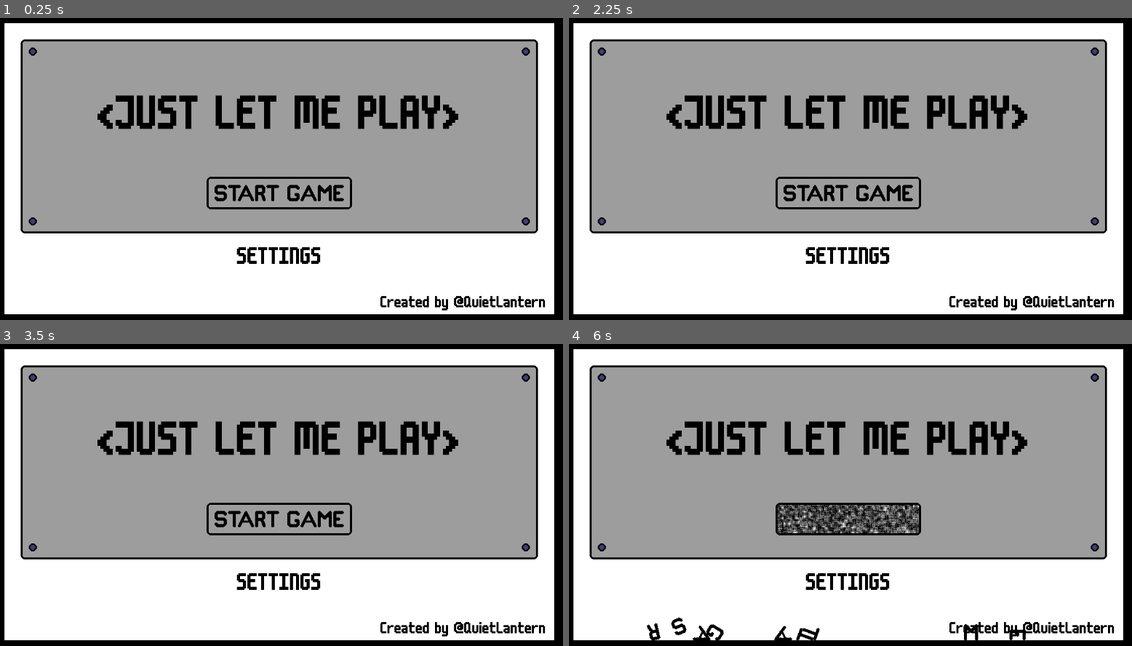
Above: before the commit, frames 1-4 (two rows, left to right).
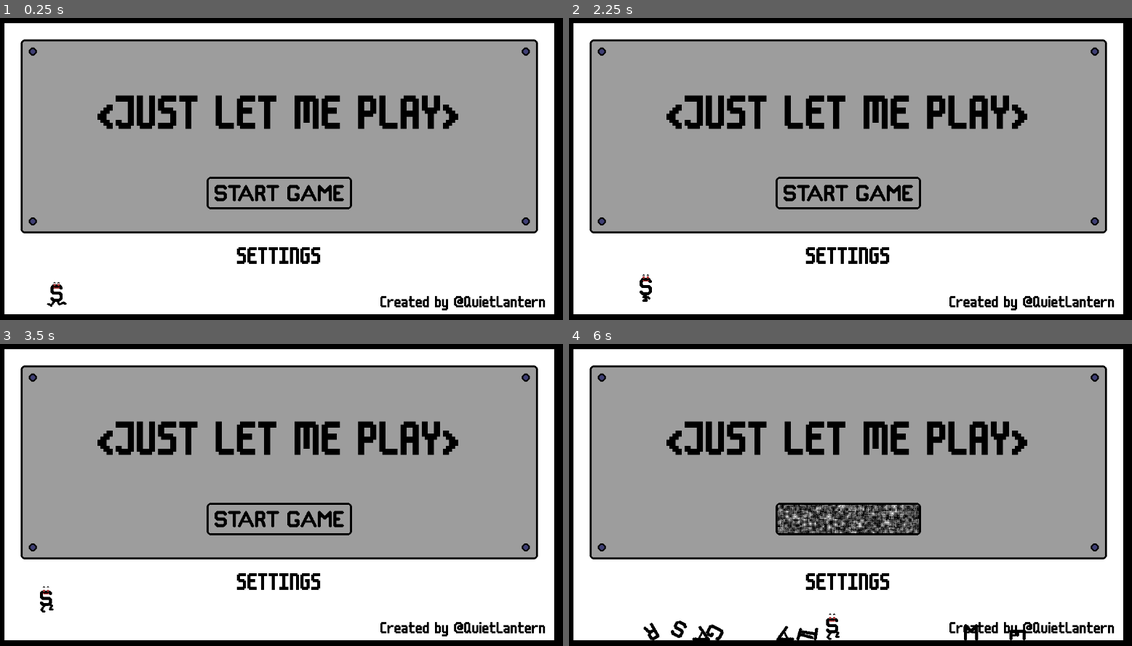
Above: after the commit, the same moments.

Repository: conor-wilson/secret-sapphire
Game: Godot game, scene res://scenes/main.tscn
The game is run twice, just before and just after one commit, with the same random seed, the same clock (stepped at 60 frames per second) and the same inputs.
Inputs (mouse positions are in pixels of both pictures, inside the frame that each line leads up to):
- Up to frame 1 (0.25 s): no input
- Up to frame 2 (2.25 s): tap Enter (ui_accept) at 0.5, 0.6, 0.77, 1.07 s; move the mouse to (850, 135) at 0.52 s; hold Right (ui_right) 0.53-1.25 s; click (850, 135) at 0.67 s; click "SETTINGS" at 1.25 s; click "BACK" at 2 s
- Up to frame 3 (3.5 s): move the mouse to (281, 461) at 2.77 s; hold Right (ui_right) from 2.78 s (still down); click (281, 461) at 2.85 s; tap Enter (ui_accept) at 3.02, 3.05, 3.32 s
- Up to frame 4 (6 s): move the mouse to (850, 519) at 3.52 s; release Right (ui_right) at 3.53 s; hold Left (ui_left) 3.53-4.28 s; tap Enter (ui_accept) at 3.6, 4.52, 4.55, 4.82, 5.1, 5.27, 5.57 s; click (850, 519) at 3.67 s; move the mouse to (602, 377) at 4.27 s; hold Right (ui_right) 4.28-5.78 s; click (602, 377) at 4.35 s; move the mouse to (1098, 377) at 5.02 s; click (1098, 377) at 5.17 s; move the mouse to (602, 546) at 5.77 s; hold Left (ui_left) from 5.78 s (still down); click (602, 546) at 5.85 s

The runs differ from the first frame. In frame 1, 0.1% of the frame differs, in the area x 8-12%, y 87-96%; in frame 2, 0.1%; in frame 3, 0.1%; in frame 4, 1.9%, in the area x 13-63%, y 53-99%.

Commit message:
Initialised RunningLetter scene

Diff:
--- /dev/null
+++ b/let-me-play/running_letter.gd
@@ -0,0 +1,57 @@
+extends CharacterBody2D
+
+
+const SPEED = 300.0
+const JUMP_VELOCITY = -400.0
+
+@export var direction:Vector2 = Vector2.RIGHT
+var activated:bool=false
+
+#func _ready() -> void:
+	#$AnimatedSprite2D.play("s-running")
+
+func _physics_process(delta: float) -> void:
+	# Add the gravity.
+	if not is_on_floor():
+		velocity += get_gravity() * delta
+
+	# Handle jump.
+	if Input.is_action_just_pressed("ui_accept") and is_on_floor():
+		activate()
+		#velocity.y = JUMP_VELOCITY
+
+	# Get the input direction and handle the movement/deceleration.
+	# As good practice, you should replace UI actions with custom gameplay actions.
+	#var direction := Input.get_axis("ui_left", "ui_right")
+	#if direction:
+	if activated:
+		velocity.x = direction.x * SPEED
+	#else:
+		#velocity.x = move_toward(velocity.x, 0, SPEED)
+
+	move_and_slide()
+
+func activate():
+
+	if !activated:
+		$ChangeDirTimer.start(randf_range(0.1, 1))
+		$JumpTimer.start(randf_range(0.1, 1))
+		activated = true
+		_set_animation()
+
+func _on_change_dir_timer_timeout() -> void:
+	if is_on_floor():
+		direction = direction*(-1)
+	$ChangeDirTimer.start(randf_range(0.1, 1))
+	_set_animation()
+
+func _on_jump_timer_timeout() -> void:
+	if is_on_floor():
+		velocity.y = JUMP_VELOCITY
+	$JumpTimer.start(randf_range(0.1, 3))
+
+func _set_animation():
+	if direction == Vector2.RIGHT:
+		$AnimatedSprite2D.play("s-running_right")
+	else:
+		$AnimatedSprite2D.play("s-running_left")
--- a/let-me-play/scenes/main_menu.tscn
+++ b/let-me-play/scenes/main_menu.tscn
@@ -12,6 +12,7 @@
 [ext_resource type="Theme" uid="uid://fqhlidlvqsyl" path="res://assets/fonts/menu_buttons.tres" id="6_43f6x"]
 [ext_resource type="Texture2D" uid="uid://da1aop1iloq0v" path="res://assets/art/StartButton.png" id="7_cyu86"]
 [ext_resource type="Texture2D" uid="uid://op2bmdwt6xln" path="res://assets/art/Screw.png" id="8_yx54q"]
+[ext_resource type="PackedScene" uid="uid://lvqqxc7ln6wx" path="res://scenes/running_letter.tscn" id="13_7j4n4"]
 
 [sub_resource type="Animation" id="Animation_bex1y"]
 length = 0.001
@@ -275,6 +276,9 @@
 horizontal_alignment = 2
 vertical_alignment = 2
 
+[node name="RunningLetter" parent="." instance=ExtResource("13_7j4n4")]
+position = Vector2(135, 537)
+
 [connection signal="tap" from="Desktop" to="." method="_on_desktop_tap"]
 [connection signal="smash" from="InteractiveElements/Panel" to="." method="_on_panel_smash"]
 [connection signal="click" from="InteractiveElements/StartButton" to="." method="_on_start_button_click"]
--- /dev/null
+++ b/let-me-play/scenes/running_letter.tscn
@@ -0,0 +1,77 @@
+[gd_scene load_steps=12 format=3 uid="uid://lvqqxc7ln6wx"]
+
+[ext_resource type="Script" path="res://running_letter.gd" id="1_b1yc4"]
+[ext_resource type="Texture2D" uid="uid://cha8waoixn83o" path="res://assets/art/RunningLetters/S-Running_Left1.png" id="2_0503h"]
+[ext_resource type="Texture2D" uid="uid://dtjehcy6olrjt" path="res://assets/art/RunningLetters/S-Running_Left2.png" id="3_4p2at"]
+[ext_resource type="Texture2D" uid="uid://bqvblky8ifgdg" path="res://assets/art/RunningLetters/S-Running_Left3.png" id="4_7318i"]
+[ext_resource type="Texture2D" uid="uid://dfy1oseus6muj" path="res://assets/art/RunningLetters/S-Running_Left4.png" id="5_2qxvp"]
+[ext_resource type="Texture2D" uid="uid://crppq1bq4q3tu" path="res://assets/art/RunningLetters/S-Running_Right1.png" id="6_bdtsu"]
+[ext_resource type="Texture2D" uid="uid://decaea1c163o0" path="res://assets/art/RunningLetters/S-Running_Right2.png" id="7_oq4wd"]
+[ext_resource type="Texture2D" uid="uid://cqqyn2ldh60nf" path="res://assets/art/RunningLetters/S-Running_Right3.png" id="8_kxmre"]
+[ext_resource type="Texture2D" uid="uid://bnft5l4w2d48j" path="res://assets/art/RunningLetters/S-Running_Right4.png" id="9_a0cwm"]
+
+[sub_resource type="SpriteFrames" id="SpriteFrames_knhoi"]
+animations = [{
+"frames": [],
+"loop": true,
+"name": &"default",
+"speed": 5.0
+}, {
+"frames": [{
+"duration": 1.0,
+"texture": ExtResource("2_0503h")
+}, {
+"duration": 1.0,
+"texture": ExtResource("3_4p2at")
+}, {
+"duration": 1.0,
+"texture": ExtResource("4_7318i")
+}, {
+"duration": 1.0,
+"texture": ExtResource("5_2qxvp")
+}],
+"loop": true,
+"name": &"s-running_left",
+"speed": 12.0
+}, {
+"frames": [{
+"duration": 1.0,
+"texture": ExtResource("6_bdtsu")
+}, {
+"duration": 1.0,
+"texture": ExtResource("7_oq4wd")
+}, {
+"duration": 1.0,
+"texture": ExtResource("8_kxmre")
+}, {
+"duration": 1.0,
+"texture": ExtResource("9_a0cwm")
+}],
+"loop": true,
+"name": &"s-running_right",
+"speed": 12.0
+}]
+
+[sub_resource type="CapsuleShape2D" id="CapsuleShape2D_oh5f5"]
+radius = 12.0
+height = 48.0
+
+[node name="RunningLetter" type="CharacterBody2D"]
+collision_layer = 32
+script = ExtResource("1_b1yc4")
+
+[node name="AnimatedSprite2D" type="AnimatedSprite2D" parent="."]
+sprite_frames = SubResource("SpriteFrames_knhoi")
+animation = &"s-running_left"
+
+[node name="CollisionShape2D" type="CollisionShape2D" parent="."]
+position = Vector2(0, 7)
+shape = SubResource("CapsuleShape2D_oh5f5")
+
+[node name="ChangeDirTimer" type="Timer" parent="."]
+one_shot = true
+
+[node name="JumpTimer" type="Timer" parent="."]
+
+[connection signal="timeout" from="ChangeDirTimer" to="." method="_on_change_dir_timer_timeout"]
+[connection signal="timeout" from="JumpTimer" to="." method="_on_jump_timer_timeout"]
Binary file added: let-me-play/assets/art/RunningLetters/S-Running_Left1.png
Not shown, added: let-me-play/assets/art/RunningLetters/S-Running_Left1.png.import
Binary file added: let-me-play/assets/art/RunningLetters/S-Running_Left2.png
Not shown, added: let-me-play/assets/art/RunningLetters/S-Running_Left2.png.import
Binary file added: let-me-play/assets/art/RunningLetters/S-Running_Left3.png
Not shown, added: let-me-play/assets/art/RunningLetters/S-Running_Left3.png.import
Binary file added: let-me-play/assets/art/RunningLetters/S-Running_Left4.png
Not shown, added: let-me-play/assets/art/RunningLetters/S-Running_Left4.png.import
Binary file added: let-me-play/assets/art/RunningLetters/S-Running_Right1.png
Not shown, added: let-me-play/assets/art/RunningLetters/S-Running_Right1.png.import
Binary file added: let-me-play/assets/art/RunningLetters/S-Running_Right2.png
Not shown, added: let-me-play/assets/art/RunningLetters/S-Running_Right2.png.import
(and 7 more such lines)
